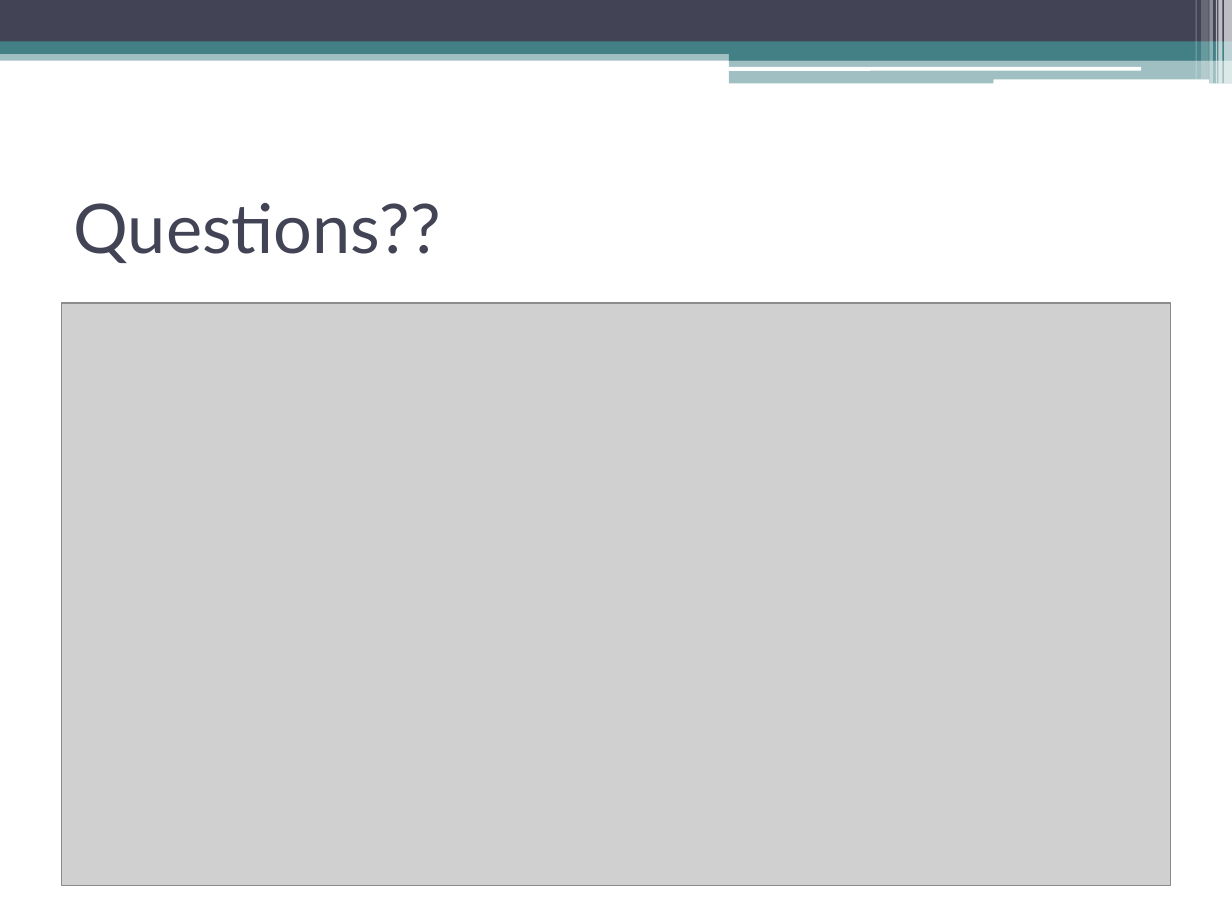
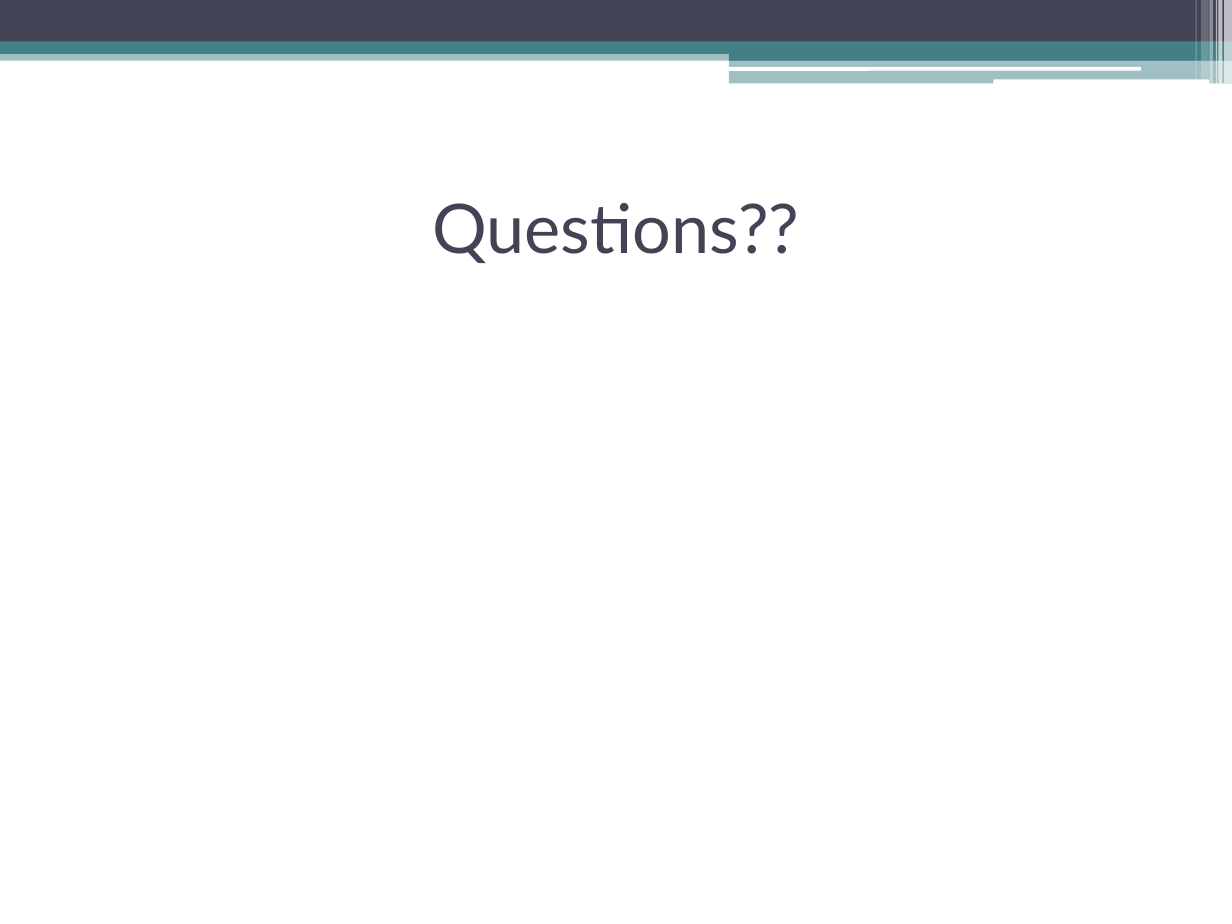
Before and after one commit to oshanis/r-store, a slide deck: slide 14 of docs/R_Store.ppt. Drawn at 1232x924 pixels with LibreOffice and Linux fonts; fonts in the diff are those of the drawing; grey boxes stand for pictures. Boxes give left, top, right and bottom in pixels: in the first picture for what was removed or moved away, otherwise in the second. Text is boxed around its words. In the diff, an @@ line names an element or a change of style, - is before the commit and + after.

```diff
--- a/docs/R_Store.ppt
+++ b/docs/R_Store.ppt
@@ title "Questions??" at [432, 203, 799, 263]: alignment left to centre @@
@@ picture removed at [62, 303, 1170, 886] @@
```
Also in this commit, not shown: 3 other slides changed.
